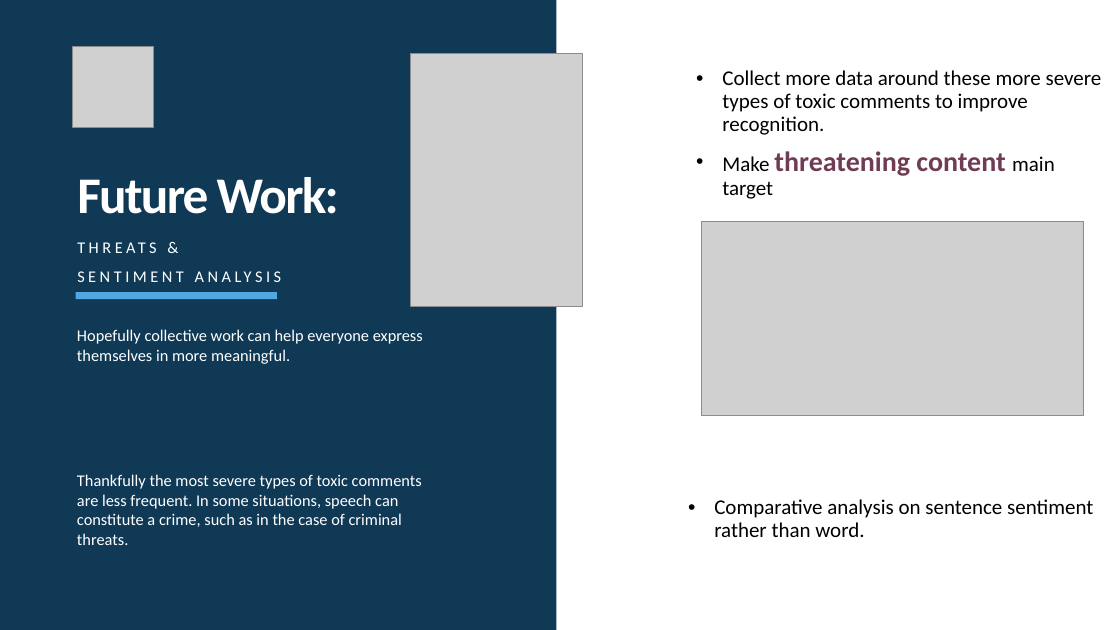
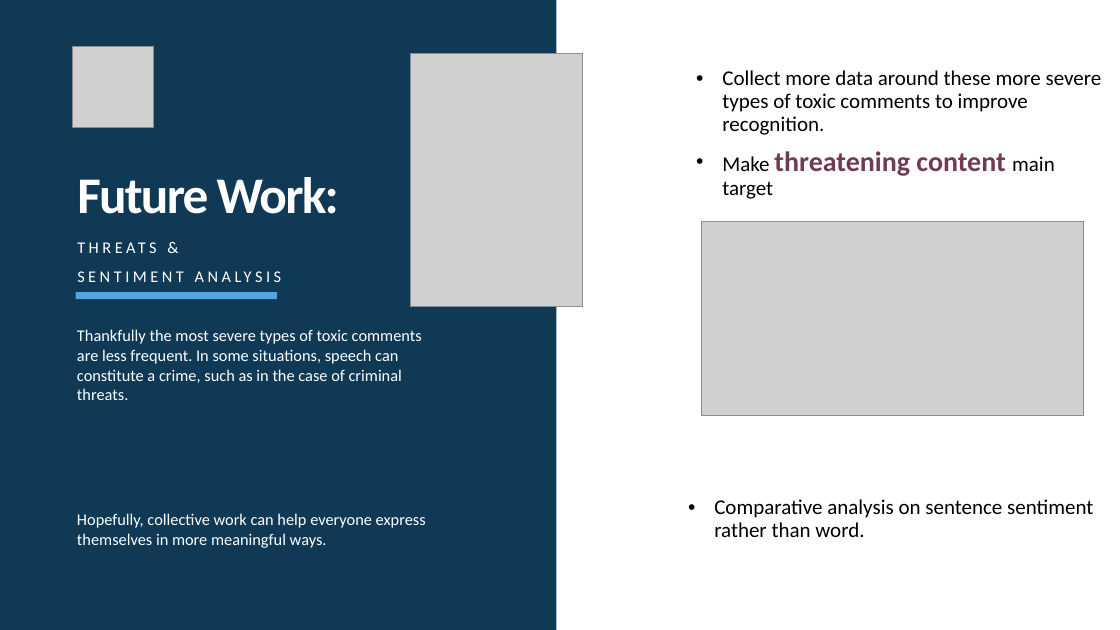
Before and after one commit to andiosika/NLP-to-identify-toxic-or-abusive-language-for-online-conversation-using-Keras-Deep-Learning-Models, a slide deck: slide 11 of NonToxic_Communication.pptx. Drawn at 1120x630 pixels with LibreOffice and Linux fonts; fonts in the diff are those of the drawing; grey boxes stand for pictures. Boxes give left, top, right and bottom in pixels: in the first picture for what was removed or moved away, otherwise in the second. Text is boxed around its words. In the diff, an @@ line names an element or a change of style, - is before the commit and + after.

```diff
--- a/NonToxic_Communication.pptx
+++ b/NonToxic_Communication.pptx
@@ text at [77, 329, 423, 364]: paragraph removed @@
-Hopefully collective work can help everyone express themselves in more meaningful.
@@ text at [77, 513, 426, 548]: paragraph added @@
+Hopefully, collective work can help everyone express themselves in more meaningful ways.
```
Also in this commit, not shown: 3 other slides changed, 10 other files.
